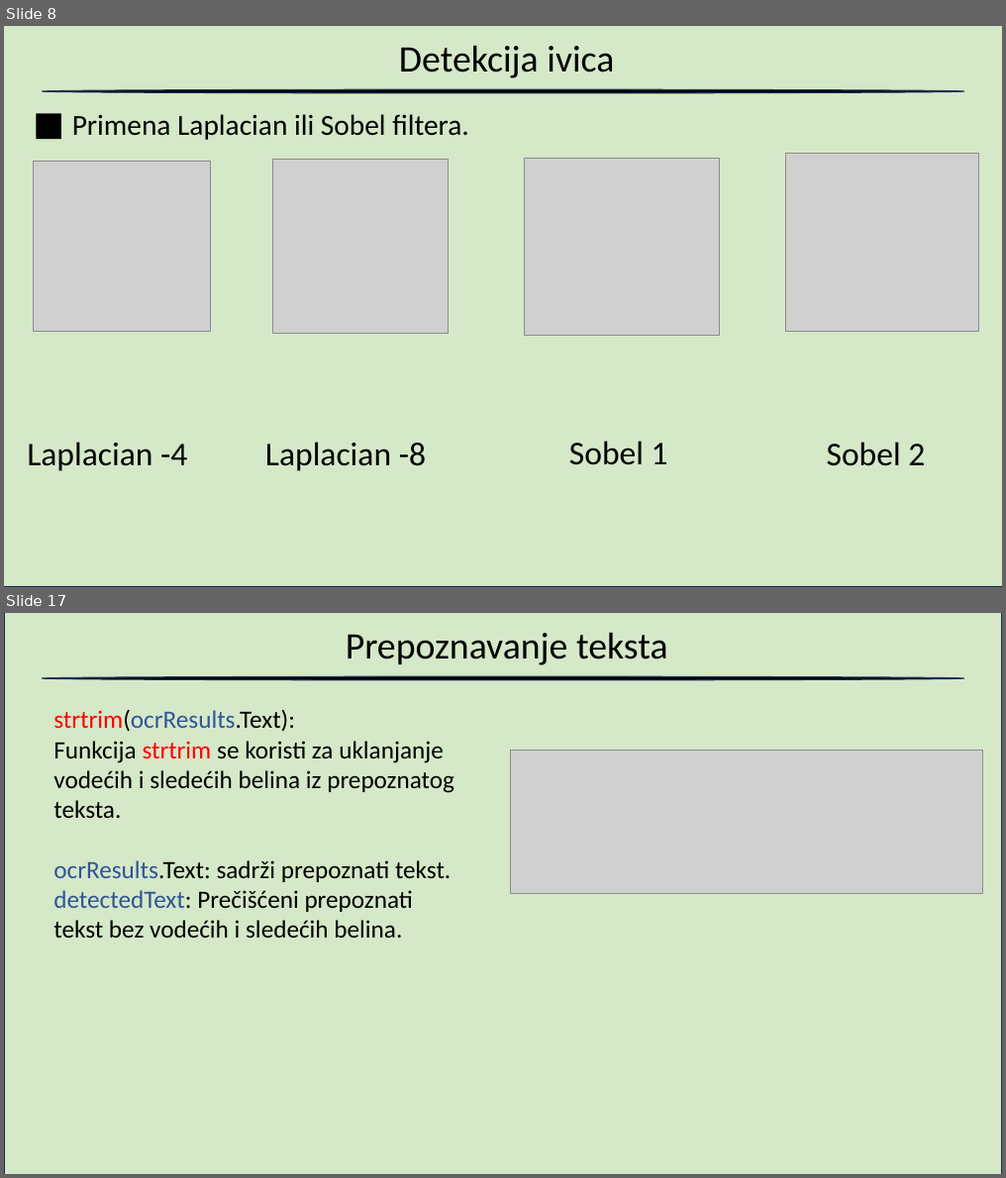
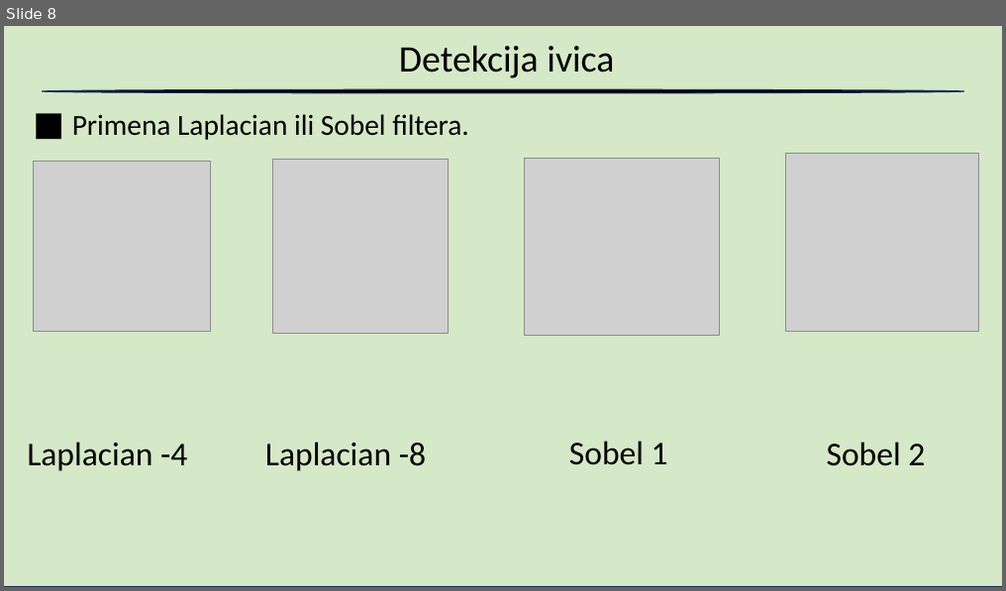
Before and after one commit to blizanac76/RegistrationNumberRecognition, a slide deck: Prepoznavanje.pptx. Shown one above the other, each under a label of ours: slides 8 and 17 before the commit, slide 8 after it; the slides between them are not shown. The pictures are 1006x1178 and 1006x591 pixels, drawn with LibreOffice and Linux fonts; fonts in the diff are those of the drawing; grey boxes stand for pictures; background and template pictures are left out. Boxes give left, top, right and bottom in pixels: in the first picture for what was removed or moved away, otherwise in the second. Text is boxed around its words. In the diff, an @@ line names an element or a change of style, - is before the commit and + after.

```diff
--- a/Prepoznavanje.pptx
+++ b/Prepoznavanje.pptx
@@ slide 17 removed at box(4, 613, 1002, 1174), background #FFFFFF @@
@@ rectangle removed at box(4, 613, 1002, 1174) @@
@@ text removed at box(346, 632, 668, 665) @@
-Prepoznavanje teksta
@@ ellipse removed at box(43, 676, 964, 680) @@
@@ text removed at box(54, 709, 454, 938) @@
-strtrim(ocrResults.Text):
-Funkcija strtrim se koristi za uklanjanje vodećih i sledećih belina iz prepoznatog teksta.
-ocrResults.Text: sadrži prepoznati tekst.
-detectedText: Prečišćeni prepoznati tekst bez vodećih i sledećih belina.
@@ picture removed at box(510, 750, 983, 894) @@
```
Also in this commit, not shown: 12 slides changed.
